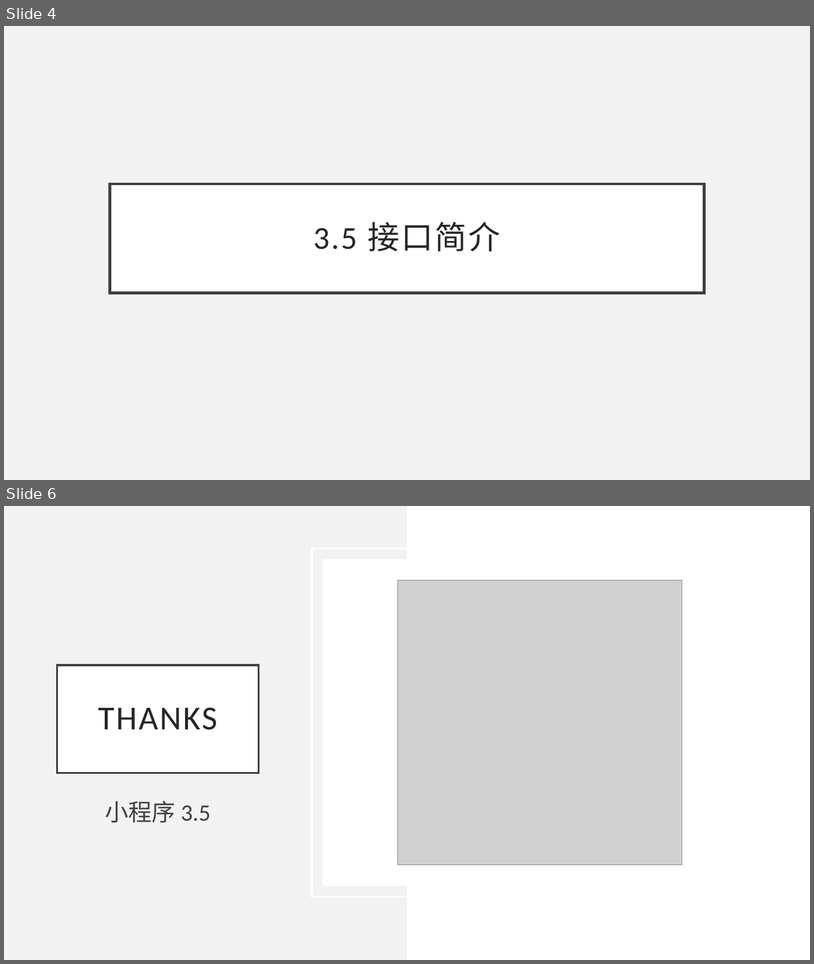
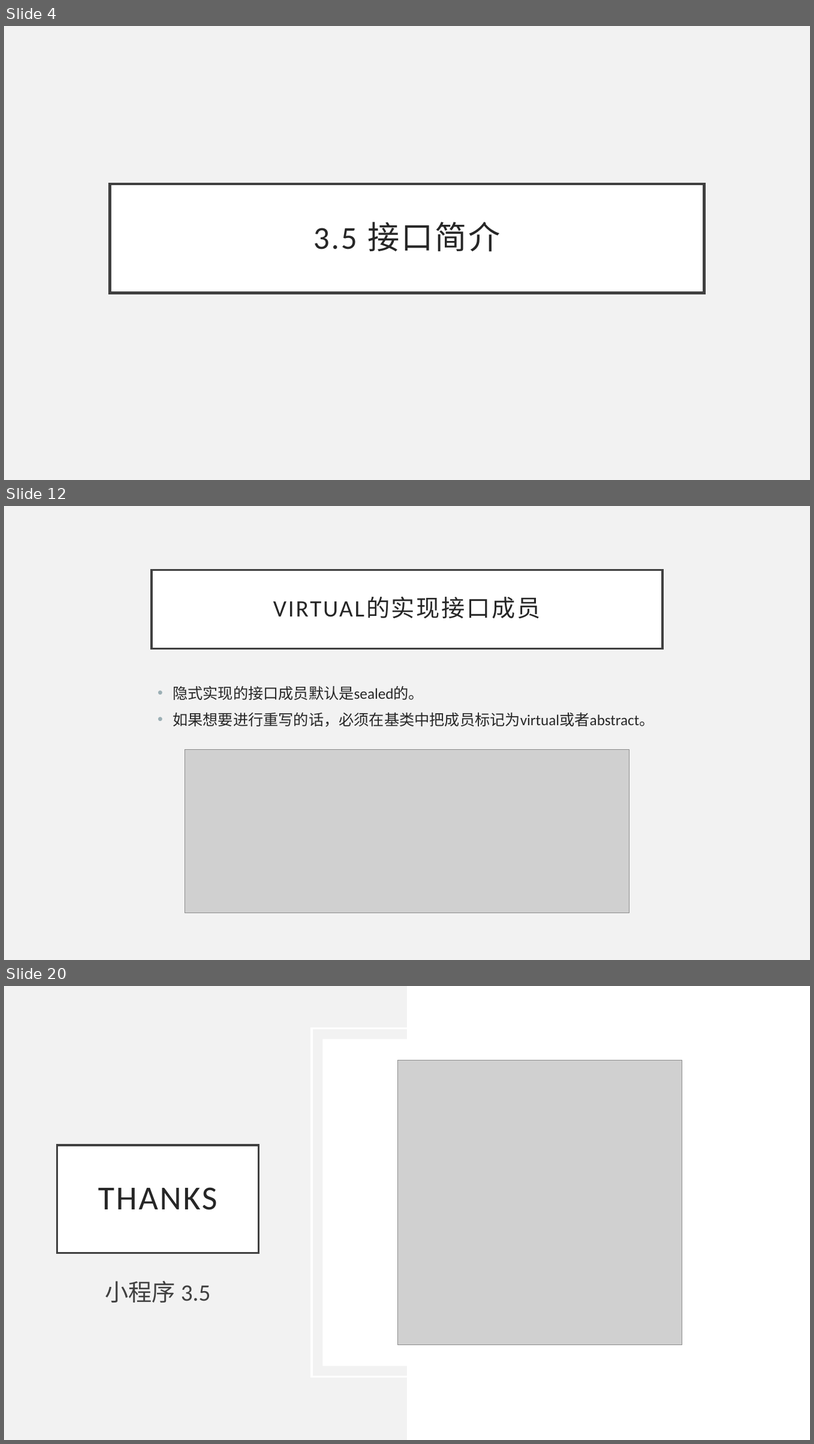
Before and after one commit to BillSon68/CSharp-Tutorial, a slide deck: Chapter 03/309 - 接口简介.pptx. Shown one above the other, each under a label of ours: slides 4 and 6 before the commit, slides 4, 12 and 20 after it; the slides between them are not shown. The pictures are 814x964 and 814x1444 pixels, drawn with LibreOffice and Linux fonts; fonts in the diff are those of the drawing; grey boxes stand for pictures. Boxes give left, top, right and bottom in pixels: in the first picture for what was removed or moved away, otherwise in the second. Text is boxed around its words. In the diff, an @@ line names an element or a change of style, - is before the commit and + after.

```diff
--- a/Chapter 03/309 - 接口简介.pptx
+++ b/Chapter 03/309 - 接口简介.pptx
@@ slide 12 added at (4,506,810,960), background #F2F2F2 @@
@@ title added at (152,570,663,648), fill #FFFFFF, outline #404040 2.5 pt, 28 pt, text #262626 @@
+VIRTUAL的实现接口成员
@@ text added at (173,686,654,727), 18 pt, text #262626 @@
+• 隐式实现的接口成员默认是sealed的。
+• 如果想要进行重写的话，必须在基类中把成员标记为virtual或者abstract。
@@ picture added at (185,749,630,913) @@
@@ what was slide 6 is now slide 20 @@
```
Also in this commit, not shown: 14 other slides added, 1 slide removed.
